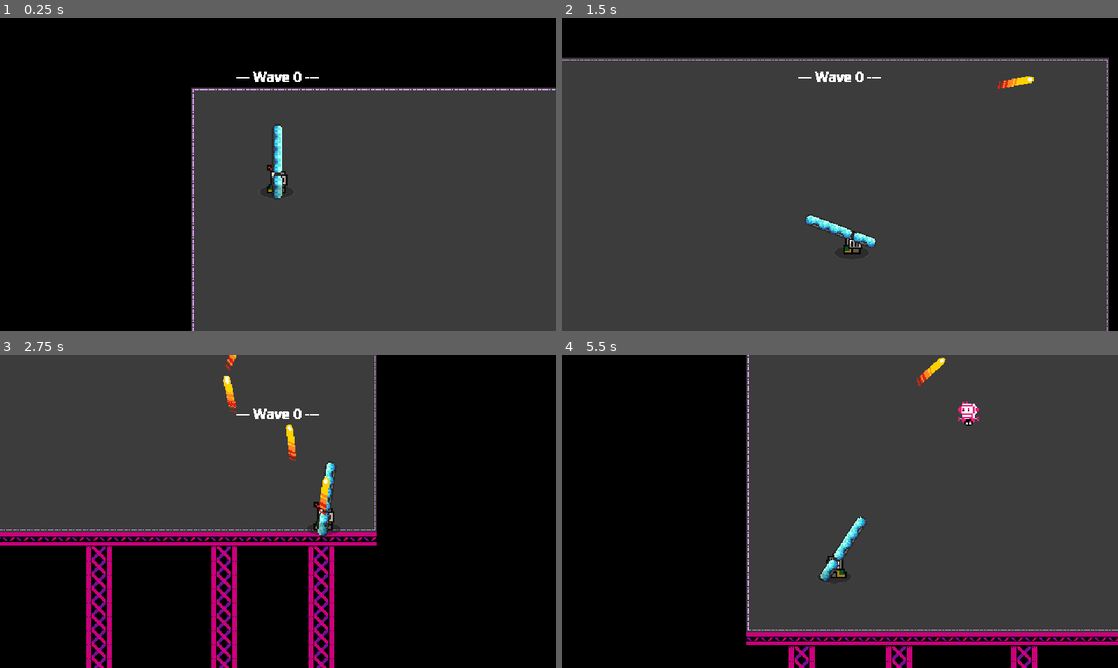
Above: before the commit, frames 1-4 (two rows, left to right).
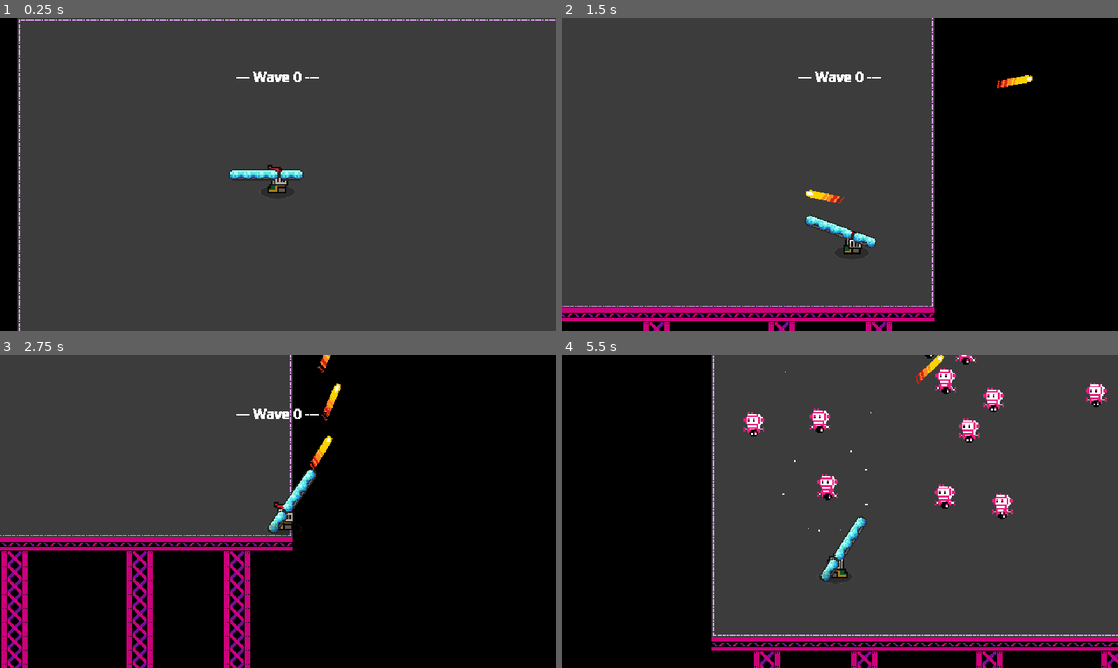
Above: after the commit, the same moments.

Repository: LicoRyte/PSCP--NoIWasTheJudge
Game: Godot game, scene res://Scene/Game Scene/arena.tscn
Same seed, same stepped clock (60 frames per second), same inputs: the game is played once before the commit and once after it. The engine's default icon, where the game draws it, is replaced by a stand-in: a white triangle on a blue panel in a dark square.
Inputs (mouse positions are in pixels of both pictures, inside the frame that each line leads up to):
- Up to frame 1 (0.25 s): no input
- Up to frame 2 (1.5 s): move the mouse to (962, 158) at 0.52 s; hold D (Right) 0.53-1.28 s; tap Shift (Dash) at 0.6, 1.35 s; click (962, 158) at 0.67 s; move the mouse to (728, 190) at 1.27 s; hold S (Down) from 1.28 s (still down); click (728, 190) at 1.42 s
- Up to frame 3 (2.75 s): move the mouse to (333, 442) at 2.02 s; release S (Down) at 2.03 s; press the mouse at (333, 442) at 2.03 s; hold D (Right) from 2.03 s (still down); tap Shift (Dash) at 2.3 s
- Up to frame 4 (5.5 s): move the mouse to (812, 574) at 2.77 s; release D (Right) at 2.78 s; release the mouse at (812, 574) at 2.78 s; hold W (Up) 2.78-3.53 s; tap R (Relode) at 2.85 s; click (812, 574) at 2.92 s; tap Shift (Dash) at 3.05, 3.8, 4.55, 5.1 s; move the mouse to (1006, 558) at 3.52 s; hold A (Left) 3.53-5.03 s; tap Space (Space) at 3.6 s; click (1006, 558) at 3.67 s; move the mouse to (673, 464) at 4.27 s; tap J (spawn_mob) at 4.35 s; click (673, 464) at 4.42 s; move the mouse to (867, 511) at 5.02 s; hold S (Down) from 5.03 s (still down); click (867, 511) at 5.17 s

The runs differ from the first frame. In frame 1, 47% of the frame differs, in the area x 3-100%, y 0-100%; in frame 2, 41%; in frame 3, 19%; in frame 4, 13%.
Error before the commit: Cannot call method 'get_children' on a null value. (res://Scripts/Service_scripts/Common.gd:13)

Commit message:
player and enemy
player : dash deal damage jump dis hit box
enemy : shoot not deal damage yet
y sort
hit box
collision box
fix floating enemy (collison don't touch)

Diff:
--- a/Scene/Game Scene/arena.gd
+++ b/Scene/Game Scene/arena.gd
@@ -2,6 +2,6 @@
 
 var current_player : Player
 func _ready() -> void:
-	current_player = SceneManager.create_player(Vector2(100,100))
+	current_player = SceneManager.create_player(Vector2(300,200))
 	add_child(current_player)
 	GameEvents._game_start.emit()
--- a/Scene/Game Scene/arena.tscn
+++ b/Scene/Game Scene/arena.tscn
@@ -379,6 +379,8 @@
 sources/0 = SubResource("TileSetAtlasSource_ulx2e")
 
 [node name="Arena" type="Node2D"]
+z_index = -1
+y_sort_enabled = true
 script = ExtResource("1_ll2um")
 
 [node name="ColorRect" type="ColorRect" parent="."]
--- a/Scene/Service_scene/CardRandomizer.tscn
+++ b/Scene/Service_scene/CardRandomizer.tscn
@@ -105,6 +105,8 @@
 position = Vector2(185, 150)
 
 [node name="CardAreaComponent" type="Area2D" parent="SelectorUI/CardGrid/slot1"]
+collision_layer = 32768
+collision_mask = 32768
 script = ExtResource("4_021o5")
 metadata/_custom_type_script = "uid://12lhb3fecep2"
 
@@ -117,6 +119,8 @@
 position = Vector2(320, 150)
 
 [node name="CardAreaComponent" type="Area2D" parent="SelectorUI/CardGrid/slot2"]
+collision_layer = 32768
+collision_mask = 32768
 script = ExtResource("4_021o5")
 metadata/_custom_type_script = "uid://12lhb3fecep2"
 
@@ -129,6 +133,8 @@
 position = Vector2(455, 150)
 
 [node name="CardAreaComponent" type="Area2D" parent="SelectorUI/CardGrid/slot3"]
+collision_layer = 32768
+collision_mask = 32768
 script = ExtResource("4_021o5")
 metadata/_custom_type_script = "uid://12lhb3fecep2"
 
--- a/Scene/enemy/enemy.tscn
+++ b/Scene/enemy/enemy.tscn
@@ -61,7 +61,7 @@
 radius = 16.03122
 
 [sub_resource type="CircleShape2D" id="CircleShape2D_62j1s"]
-radius = 182.88794
+radius = 121.004135
 
 [sub_resource type="CapsuleShape2D" id="CapsuleShape2D_vo3e1"]
 radius = 4.0
@@ -71,6 +71,7 @@
 y_sort_enabled = true
 collision_layer = 2
 collision_mask = 2
+platform_floor_layers = 4294967292
 script = ExtResource("1_a2w56")
 
 [node name="AnimatedSprite2D_enemy" type="AnimatedSprite2D" parent="."]
@@ -82,6 +83,7 @@
 frame_progress = 0.97757894
 
 [node name="hitbox_enemy" type="Area2D" parent="."]
+collision_layer = 130
 
 [node name="HitboxComponent" type="CollisionShape2D" parent="hitbox_enemy"]
 position = Vector2(0, -15)
@@ -96,7 +98,7 @@
 
 [node name="detection_area" type="CollisionShape2D" parent="detection_area"]
 shape = SubResource("CircleShape2D_62j1s")
-debug_color = Color(0.57551855, 0.45502687, 0.82508385, 0.41960785)
+debug_color = Color(0.5757751, 0.45533067, 0.8249593, 0.116000004)
 
 [node name="real_hitbox" type="CollisionShape2D" parent="."]
 light_mask = 2
@@ -124,5 +126,10 @@
 [node name="WaveDataGetterSetter" type="Node" parent="."]
 script = ExtResource("7_62j1s")
 
+[node name="Timer" type="Timer" parent="."]
+wait_time = 3.0
+autostart = true
+
 [connection signal="body_entered" from="detection_area" to="." method="_on_detection_area_body_entered"]
 [connection signal="body_exited" from="detection_area" to="." method="_on_detection_area_body_exited"]
+[connection signal="timeout" from="Timer" to="." method="_on_timer_timeout"]
--- /dev/null
+++ b/Scene/enemy/enemy_bullet.tscn
@@ -0,0 +1,27 @@
+[gd_scene load_steps=4 format=3 uid="uid://dw3yn5dhhdidn"]
+
+[ext_resource type="Script" uid="uid://dt07df3t513ls" path="res://Scripts/Gun_scripts/enemy_bullet.gd" id="1_40n1w"]
+[ext_resource type="Texture2D" uid="uid://dcl3fnndnffsl" path="res://icon.svg" id="1_ln6x4"]
+
+[sub_resource type="CircleShape2D" id="CircleShape2D_40n1w"]
+radius = 8.0
+
+[node name="EnemyBullet" type="Node2D"]
+script = ExtResource("1_40n1w")
+
+[node name="Sprite2D" type="Sprite2D" parent="."]
+scale = Vector2(0.109375, 0.109375)
+texture = ExtResource("1_ln6x4")
+
+[node name="VisibleOnScreenNotifier2D" type="VisibleOnScreenNotifier2D" parent="."]
+position = Vector2(-88, 0)
+rect = Rect2(76, -10, 24, 20)
+
+[node name="Hitbox" type="Area2D" parent="."]
+collision_mask = 7
+
+[node name="CollisionShape2D" type="CollisionShape2D" parent="Hitbox"]
+light_mask = 0
+shape = SubResource("CircleShape2D_40n1w")
+
+[connection signal="screen_exited" from="VisibleOnScreenNotifier2D" to="." method="_on_visible_on_screen_notifier_2d_screen_exited"]
--- a/Scene/player/Player.tscn
+++ b/Scene/player/Player.tscn
@@ -231,8 +231,7 @@
 [sub_resource type="CapsuleShape2D" id="CapsuleShape2D_kbnkk"]
 
 [sub_resource type="CapsuleShape2D" id="CapsuleShape2D_3u0m1"]
-radius = 3.999998
-height = 22.0
+height = 20.0
 
 [sub_resource type="Gradient" id="Gradient_7dww1"]
 offsets = PackedFloat32Array(0, 0.56, 0.62, 0.9866667)
@@ -251,6 +250,7 @@
 max_stamina = 75.0
 
 [node name="Camera2D" type="Camera2D" parent="."]
+position = Vector2(0, -20)
 ignore_rotation = false
 position_smoothing_enabled = true
 rotation_smoothing_enabled = true
@@ -275,6 +275,7 @@
 metadata/_custom_type_script = "uid://ceuhx3dreapte"
 
 [node name="AnimatedSprite2D" type="AnimatedSprite2D" parent="."]
+position = Vector2(1, -20)
 scale = Vector2(1.8125, 1.8125)
 sprite_frames = SubResource("SpriteFrames_j8lcb")
 animation = &"dash"
@@ -286,7 +287,9 @@
 position = Vector2(0, 0.55172414)
 
 [node name="hitbox_player" type="Area2D" parent="."]
+position = Vector2(0, -20)
 collision_layer = 9
+collision_mask = 0
 
 [node name="Hitbox" type="CollisionShape2D" parent="hitbox_player"]
 position = Vector2(0, 9)
@@ -297,14 +300,14 @@
 [node name="real_hitbox" type="CollisionShape2D" parent="."]
 light_mask = 2
 visibility_layer = 2
-position = Vector2(0, 20)
+y_sort_enabled = true
 rotation = 1.5707964
 shape = SubResource("CapsuleShape2D_3u0m1")
 debug_color = Color(0.79402095, 0.4263646, 0, 0.41960785)
 
 [node name="Shadow" type="Sprite2D" parent="."]
 modulate = Color(1, 1, 1, 0.25882354)
-position = Vector2(0, 20)
+position = Vector2(1, 0)
 scale = Vector2(0.75, 0.28125003)
 texture = SubResource("GradientTexture2D_inyuv")
 
@@ -360,3 +363,5 @@
 jump_state = NodePath("../Jump")
 killed_state = NodePath("../Killed")
 stunned = NodePath("../Stunned")
+
+[connection signal="area_entered" from="hitbox_player" to="StateMachine_MM/Dash" method="_on_hitbox_player_area_entered"]
--- a/Scene/test_scene/guide_test_pc.tscn
+++ b/Scene/test_scene/guide_test_pc.tscn
@@ -1,26 +1,30 @@
-[gd_scene load_steps=5 format=3 uid="uid://w2f7u6w6i24r"]
+[gd_scene load_steps=4 format=3 uid="uid://w2f7u6w6i24r"]
 
 [ext_resource type="Script" uid="uid://qfq0eqsqmdri" path="res://Scripts/enemy/guide_test_pc.gd" id="1_jn21w"]
 [ext_resource type="PackedScene" uid="uid://cy62k0nefobxq" path="res://Scene/player/Player.tscn" id="2_jl3c4"]
 [ext_resource type="PackedScene" uid="uid://b35l4f10a5hx4" path="res://Scene/enemy/enemy.tscn" id="3_7bq5j"]
-[ext_resource type="PackedScene" uid="uid://ub8xljt2csls" path="res://Scene/Boss_scene/boss_chotibot.tscn" id="4_jl3c4"]
 
 [node name="guide_test_pc" type="Node2D"]
 script = ExtResource("1_jn21w")
 
 [node name="ColorRect" type="ColorRect" parent="."]
-offset_left = -654.0
-offset_top = -369.0
-offset_right = 663.0
-offset_bottom = 384.0
+offset_left = -735.0
+offset_top = -387.0
+offset_right = -557.0
+offset_bottom = 366.0
+mouse_filter = 2
+color = Color(0.4040268, 0.4040268, 0.4040268, 1)
+
+[node name="ColorRect2" type="ColorRect" parent="."]
+offset_left = -475.0
+offset_top = -391.0
+offset_right = -209.0
+offset_bottom = 362.0
 mouse_filter = 2
 color = Color(0.4040268, 0.4040268, 0.4040268, 1)
 
 [node name="Player" parent="." instance=ExtResource("2_jl3c4")]
-position = Vector2(-287, -127)
+position = Vector2(-609, -26)
 
 [node name="enemy" parent="." instance=ExtResource("3_7bq5j")]
-position = Vector2(187, -47)
-
-[node name="Chotibot" parent="." instance=ExtResource("4_jl3c4")]
-position = Vector2(-491, -122)
+position = Vector2(-348, -7)
--- a/Scripts/Gun_scripts/Gun & Bullet/bullet.gd
+++ b/Scripts/Gun_scripts/Gun & Bullet/bullet.gd
@@ -78,7 +78,6 @@
 func remove_mod(mod: BulletModifier):
 	modifier.erase(mod)
 
-
 func _on_hitbox_body_entered(body: Node2D) -> void:
 	pass
 	#print(body)
@@ -90,8 +89,7 @@
 	#queue_free()
 
 func _on_hitbox_area_entered(area: Area2D) -> void:
-	print(area.get_parent())
-	if area.get_parent() is Player:
+	if area.get_parent() is Player or area.get_parent() is Bullet:
 		return
 	GameEvents._shake_call.emit()
 	GlobalAudio.fx("damage")
--- /dev/null
+++ b/Scripts/Gun_scripts/enemy_bullet.gd
@@ -0,0 +1,17 @@
+extends Node2D
+class_name Enemy_bullet
+
+@export var speed: float = 400.0
+var velocity: Vector2 = Vector2.ZERO
+
+func _physics_process(delta):
+	global_position += velocity * delta
+
+func _on_visible_on_screen_notifier_2d_screen_exited() -> void:
+	queue_free()
+
+func _on_hitbox_area_entered(area: Area2D) -> void:
+	if area.get_parent() is Enemy or area.get_parent() is Enemy_bullet or area.get_parent() is Bullet:
+		return
+	print("player_got_hit")
+	queue_free()
--- a/Scripts/Service_scripts/Common.gd
+++ b/Scripts/Service_scripts/Common.gd
@@ -3,15 +3,12 @@
 func find_real_parent(node: Node, class_your_want_to_find):
 	if is_instance_of(node, class_your_want_to_find):
 		return node
-	print(node)
-	print(node.get_parent(), "--------")
-	find_real_parent(node.get_parent(), class_your_want_to_find)
+	return find_real_parent(node.get_parent(), class_your_want_to_find)
 
 static func get_component(node: Node, class_you_want_to_find_in_that_node): #get_parent() #StatComponent
 	if is_instance_of(node, class_you_want_to_find_in_that_node):
 		return node
 	for child in node.get_children():
-		print(child)
 		var found = get_component(child, class_you_want_to_find_in_that_node)
 		if found:
 			return found
--- a/Scripts/Service_scripts/WaveManager.gd
+++ b/Scripts/Service_scripts/WaveManager.gd
@@ -100,7 +100,7 @@
 
 
 func _get_enemy_count(wave: int) -> int:
-	return 1 + int(floor(wave / 0.5))
+	return 12 + int(floor(wave / 0.5))
 
 func get_wave_health_multiplier() -> float:
 	return max(1.0, 1.0 + 0.25 * float(floor(current_wave / 1.75)))
--- a/Scripts/enemy/enemy.gd
+++ b/Scripts/enemy/enemy.gd
@@ -2,7 +2,9 @@
 class_name Enemy
 
 @export var health:float = 100.0
-var player_chase = false
+@export var enemy_bullet_scene = preload("res://Scene/enemy/enemy_bullet.tscn")
+var player_chase := true
+var can_shoot := true
 var player : Player
 
 var died : bool
@@ -15,22 +17,22 @@
 	player = get_tree().current_scene.get_node_or_null("Player")
 	connect("_object_died",_enemy_is_died)
 	_entity_died.connect(_enemy_is_died)
+
 func _physics_process(_delta: float) -> void:
-	if player:
-		if player_chase:
-			var direction = global_position.direction_to(player.global_position)
-			velocity = direction * (stat_component.base_speed * stat_component.speed_multiplier)
-			move_and_slide()
-		else:
-			var direction = global_position.direction_to(player.global_position)
-			velocity = direction * 100
-			move_and_slide()
+	print(player_chase)
+	if player_chase:
+		var direction = global_position.direction_to(player.global_position)
+		velocity = direction * 50
+		move_and_slide()
+		can_shoot = true
 
-func _on_detection_area_body_entered(_body: Node2D) -> void:
-	player_chase = true
+func _on_detection_area_body_entered(body: Node2D) -> void:
+	if body is Player:
+		player_chase = false
 
-func _on_detection_area_body_exited(_body: Node2D) -> void:
-	player_chase = false
+func _on_detection_area_body_exited(body: Node2D) -> void:
+	if body is Player:
+		player_chase = true
 
 func _enemy_is_died():
 	if not died:
@@ -42,3 +44,14 @@
 func _on_deal_damage(amount: float, receiver: Node2D, _source: Node) -> void:
 	if receiver == self:
 		CamCom.play_effect("fracture", receiver.global_position)
+
+func shoot_bullet():
+	var new_enemy_bullet = enemy_bullet_scene.instantiate()
+	new_enemy_bullet.global_position = global_position
+	var dir := (player.global_position - global_position).normalized()
+	new_enemy_bullet.velocity = dir * new_enemy_bullet.speed
+	get_tree().current_scene.add_child(new_enemy_bullet)
+
+func _on_timer_timeout() -> void:
+	if can_shoot:
+		shoot_bullet()
--- a/Scripts/player/Player State/dash.gd
+++ b/Scripts/player/Player State/dash.gd
@@ -5,12 +5,15 @@
 @export var jump_state: State
 @export var killed_state: State
 @export var stunned: State
-
+@onready var hitbox = $"../../hitbox_player"
 var dash_direction: Vector2 = Vector2.ZERO
 var dash_time_left: float = 0.0
 var acceleration = 60
+var dash_damage := 5
 
 func enter():
+	hitbox.set_collision_mask_value(8, true)
+	hitbox.set_collision_layer_value(1, false)
 	player.is_dashing = true
 	player.change_stamina(-0)
 	#print("before_input_direction", player.last_input_direction)
@@ -32,6 +35,8 @@
 	player.animated_sprite_2d.play("dash")
 
 func exit():
+	hitbox.set_collision_mask_value(8, false)
+	hitbox.set_collision_layer_value(1, true)
 	player.is_dashing = false
 
 func process_physics(delta: float) -> State:
@@ -55,3 +60,16 @@
 	return null
 func process_input(_event: InputEvent) -> State:
 	return null
+
+func apply_hit(target: Node2D):
+	var hitbox = Common.get_component(target, HitboxComponent)
+	#print(hitbox)
+	if not hitbox:
+		return
+	Damage.deal_damage(dash_damage, hitbox)
+
+func _on_hitbox_player_area_entered(area: Area2D) -> void:
+	#print("player_hit")
+	GameEvents._shake_call.emit()
+	GlobalAudio.fx("damage")
+	apply_hit(area.get_parent())
--- a/Scripts/player/Player State/jump.gd
+++ b/Scripts/player/Player State/jump.gd
@@ -24,6 +24,8 @@
 	call_deferred("_assign_hitbox")
 
 func enter():
+	player.set_collision_layer_value(1, false)
+	player.set_collision_layer_value(2, false)
 	#hitbox = Common.get_component(player, HitboxComponent)
 	hitbox.set_immune(true)
 	if player.stamina_request(jump_stamina_cost):
@@ -35,6 +37,8 @@
 		return idle_state
 
 func exit():
+	player.set_collision_layer_value(1, true)
+	player.set_collision_layer_value(2, true)
 	hitbox.set_immune(false)
 
 func do_jump() -> void:
@@ -53,7 +57,7 @@
 		vertical_jump_speed = 0.0
 		is_jumping = false
 
-	player.animated_sprite_2d.global_position.y = player.global_position.y - height_of_jump
+	player.animated_sprite_2d.global_position.y = (player.global_position.y - 20) - height_of_jump
 
 func process_physics(delta: float) -> State:
 	if dash_time_left <= 0.0:
Not shown, added: Scripts/Gun_scripts/enemy_bullet.gd.uid
Not shown, added: Scene/enemy/enemy_bullet.tscn24658332718.tmp
Not shown, added: Scene/enemy/enemy_bullet.tscn24667895976.tmp
